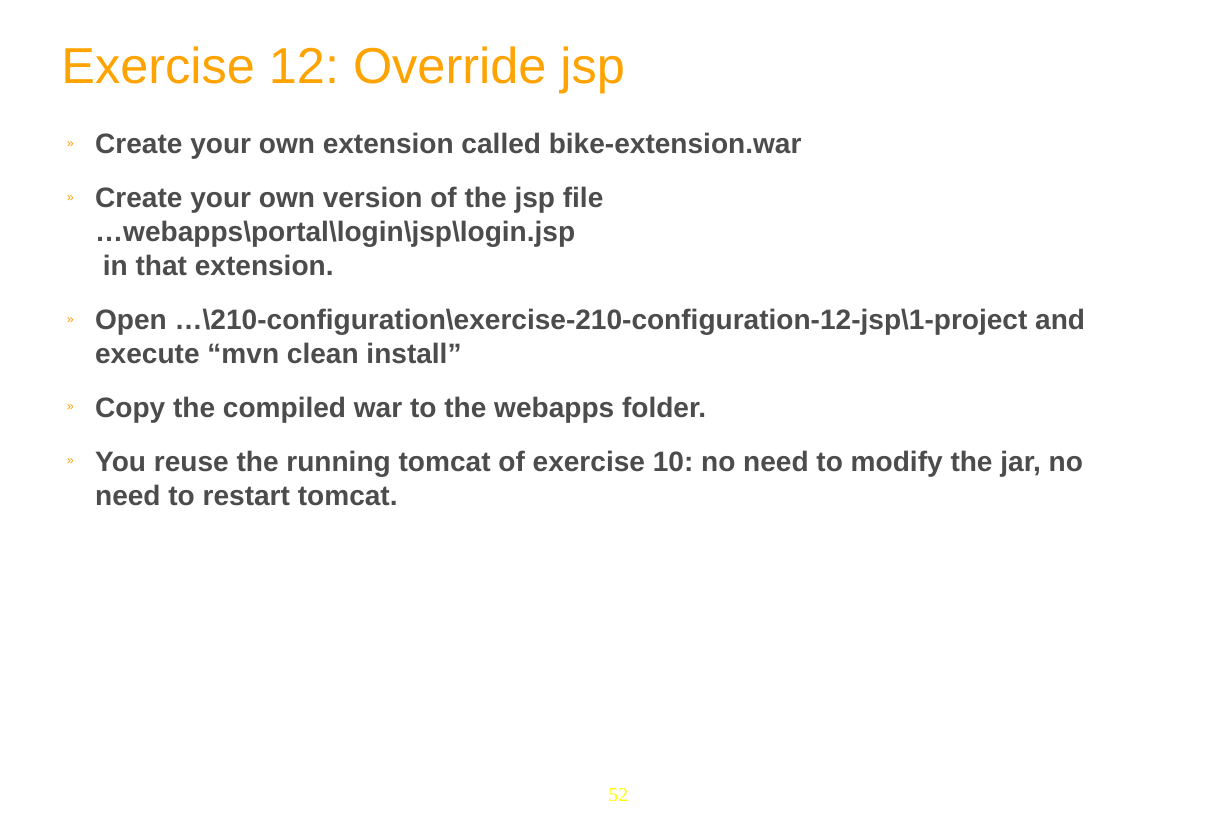
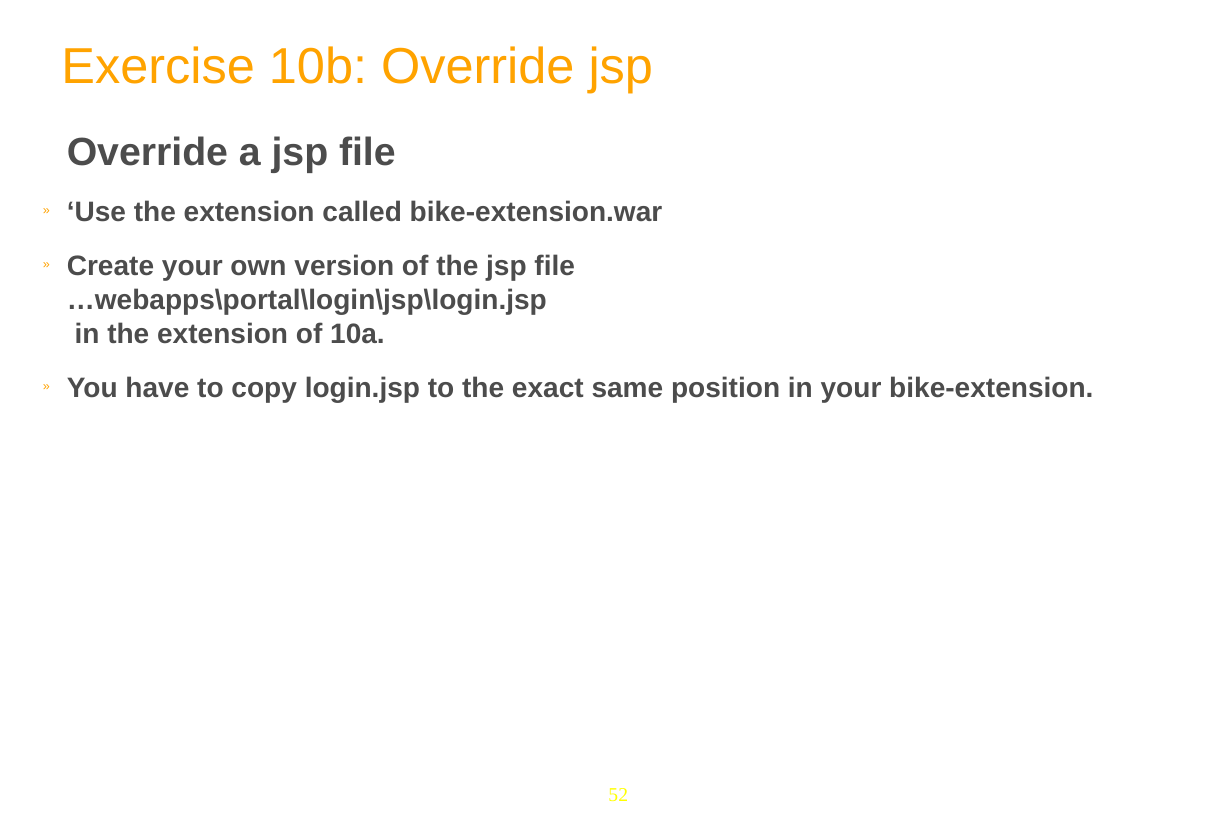
Before and after one commit to anhvurz90/training, a slide deck: slide 52 of exo-developer/210-configuration/slides/210-Portal-configuration-XDev-en.ppt. Drawn at 1232x835 pixels with LibreOffice and Linux fonts; fonts in the diff are those of the drawing; background and template pictures are left out. Boxes give left, top, right and bottom in pixels: in the first picture for what was removed or moved away, otherwise in the second. Text is boxed around its words. In the diff, an @@ line names an element or a change of style, - is before the commit and + after.

```diff
--- a/exo-developer/210-configuration/slides/210-Portal-configuration-XDev-en.ppt
+++ b/exo-developer/210-configuration/slides/210-Portal-configuration-XDev-en.ppt
@@ text at [61, 46, 654, 93]: text changed @@
-Exercise 12: Override jsp
+Exercise 10b: Override jsp
@@ text at [67, 136, 1093, 402]: text changed @@
-  » Create your own extension called bike-extension.war
-  » Create your own version of the jsp file
-    …webapps\portal\login\jsp\login.jsp
-    in that extension.
-  » Open …\210-configuration\exercise-210-configuration-12-jsp\1-project and execute “mvn clean install”
-  » Copy the compiled war to the webapps folder.
-  » You reuse the running tomcat of exercise 10: no need to modify the jar, no need to restart tomcat.
+  Override a jsp file
+  » ‘Use the extension called bike-extension.war
+  » Create your own version of the jsp file
+    …webapps\portal\login\jsp\login.jsp
+    in the extension of 10a.
+  » You have to copy login.jsp to the exact same position in your bike-extension.
```
Also in this commit, not shown: 6 other slides changed, 1 other file.
